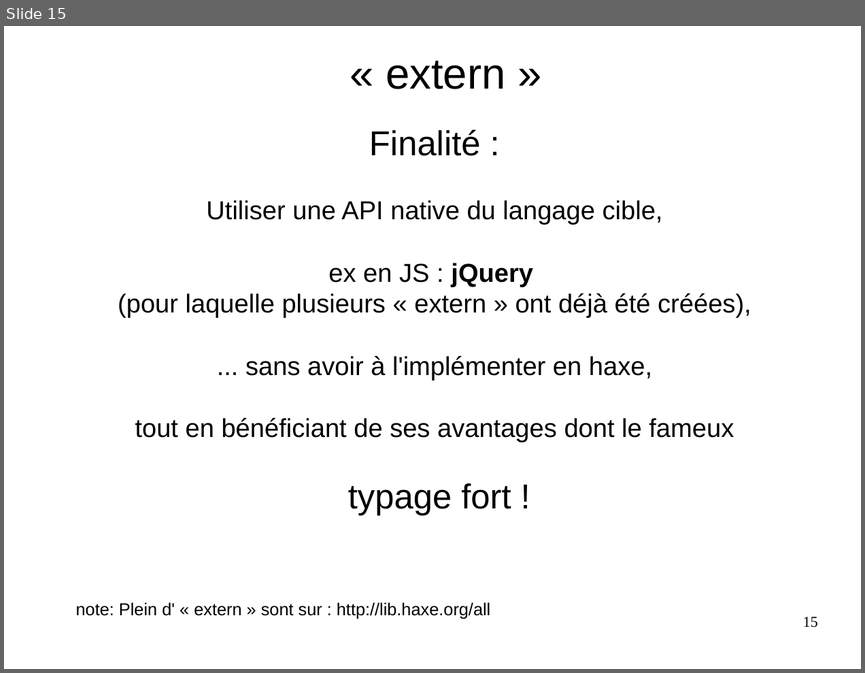
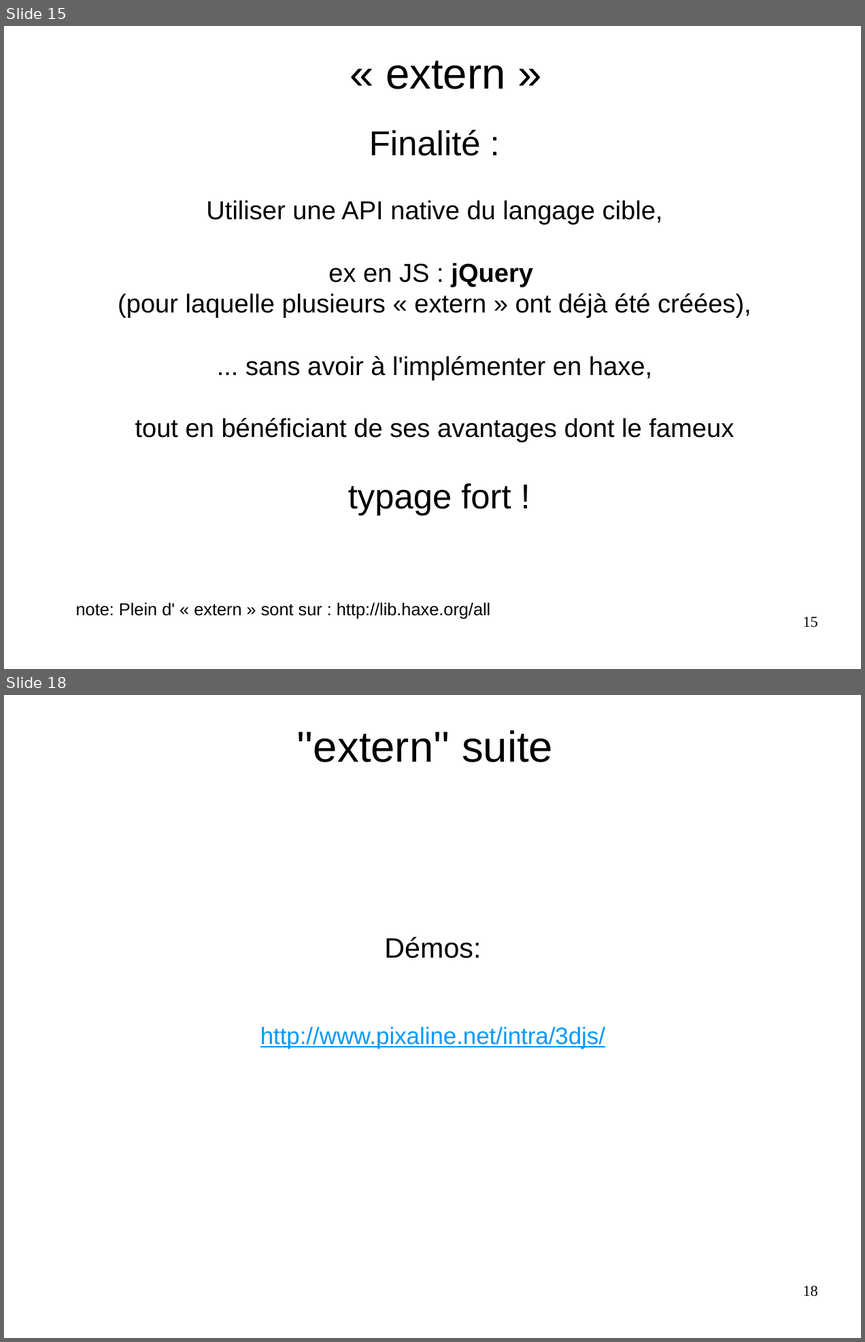
Before and after one commit to flashline/Haxetelier8, a slide deck: odp/haxetelier8.forScreen.odp. Shown one above the other, each under a label of ours: slide 15 before the commit, slides 15 and 18 after it; the slides between them are not shown. The pictures are 865x673 and 865x1342 pixels, drawn with LibreOffice and Linux fonts; fonts in the diff are those of the drawing. Boxes give left, top, right and bottom in pixels: in the first picture for what was removed or moved away, otherwise in the second. Text is boxed around its words. In the diff, an @@ line names an element or a change of style, - is before the commit and + after.

```diff
--- a/odp/haxetelier8.forScreen.odp
+++ b/odp/haxetelier8.forScreen.odp
@@ slide 18 added at [4, 695, 861, 1338], background #FFFFFF @@
@@ text added at [297, 730, 553, 762], 40 pt, text #000000 @@
+''extern'' suite
@@ text added at [260, 936, 605, 1049], 22 pt, text #0099FF, underline @@
+Démos:
+http://www.pixaline.net/intra/3djs/
@@ page number added at [803, 1285, 818, 1296], 14 pt, text #000000 @@
+18
```
Also in this commit, not shown: 3 slides changed, 2 other slides added, 1 slide removed, 11 other files.
